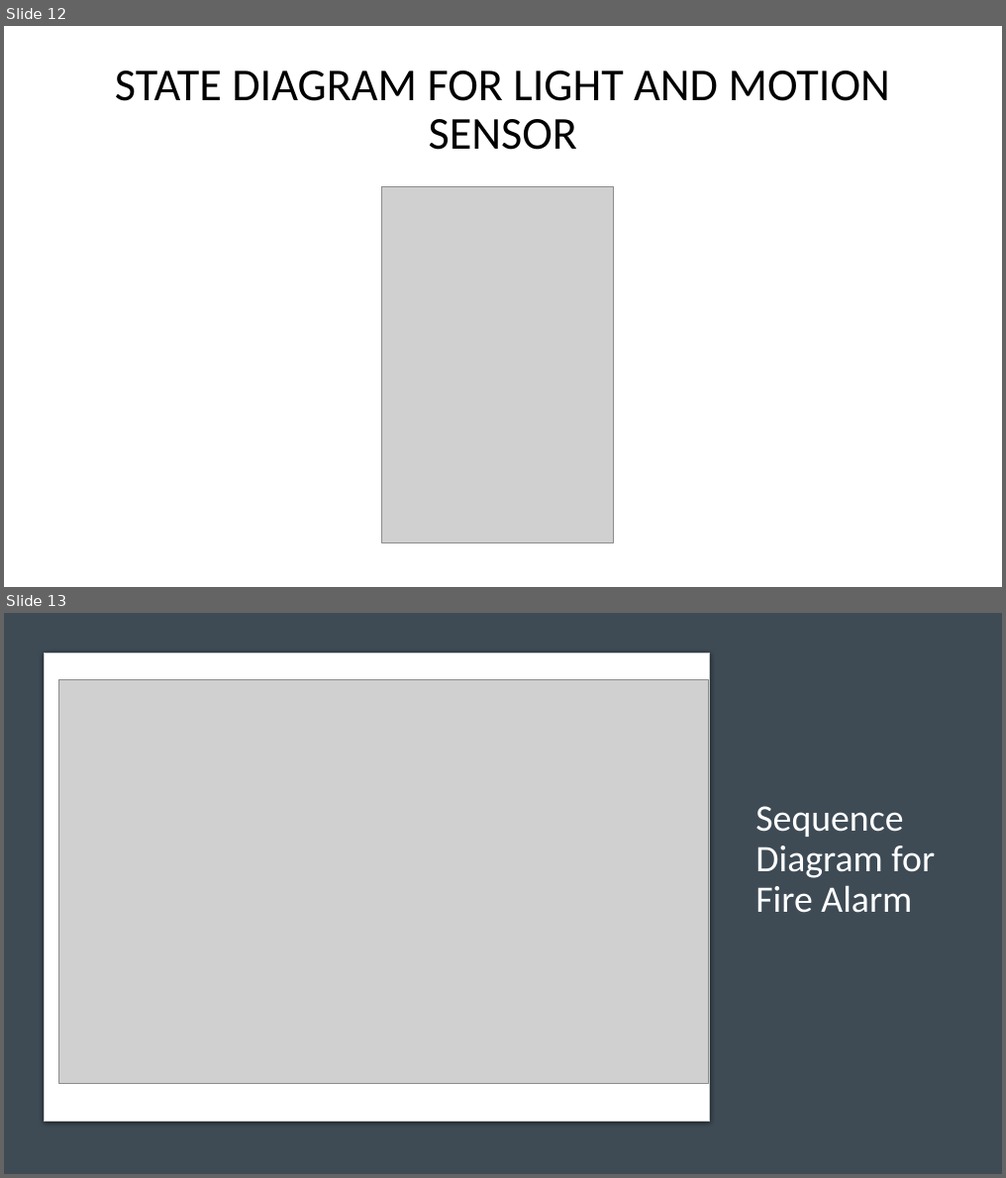
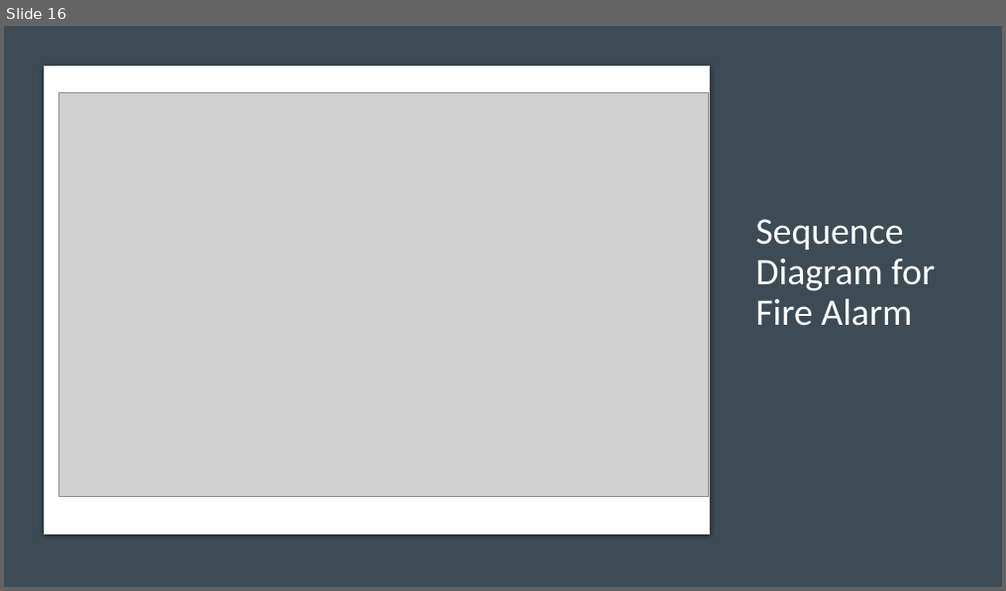
Before and after one commit to Microcontroller-Team-1/winter20-21, a slide deck: Project_Week_7&8/Precise Analysis.pptx. Shown one above the other, each under a label of ours: slides 12 and 13 before the commit, slide 16 after it. The pictures are 1006x1178 and 1006x591 pixels, drawn with LibreOffice and Linux fonts; fonts in the diff are those of the drawing; grey boxes stand for pictures. Boxes give left, top, right and bottom in pixels: in the first picture for what was removed or moved away, otherwise in the second. Text is boxed around its words. In the diff, an @@ line names an element or a change of style, - is before the commit and + after.

```diff
--- a/Project_Week_7&8/Precise Analysis.pptx
+++ b/Project_Week_7&8/Precise Analysis.pptx
@@ slide 12 removed at (4, 26, 1002, 587), background #FFFFFF @@
@@ title removed at (115, 71, 890, 150) @@
-STATE DIAGRAM FOR LIGHT AND MOTION SENSOR
@@ picture removed at (382, 187, 614, 544) @@
@@ what was slide 13 is now slide 16 @@
```
Also in this commit, not shown: 1 slide changed, 5 slides added.
